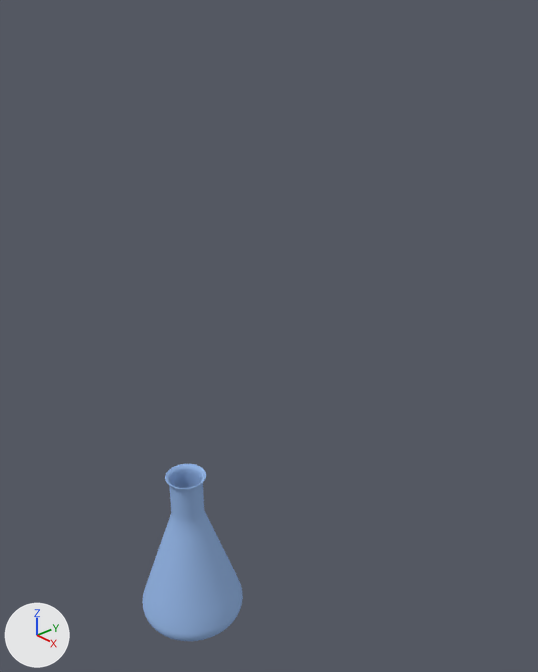
The Blender file Assets/banka.blend, before and after one commit.
One viewpoint serves both versions: a 50 mm camera at (1.195, -0.815, 1.342) aimed at (0.129, 0.147, 0.646). The lights are fixed; the arrows at lower left show +X, +Y and +Z.

Names of what the first picture shows: 'banka'.
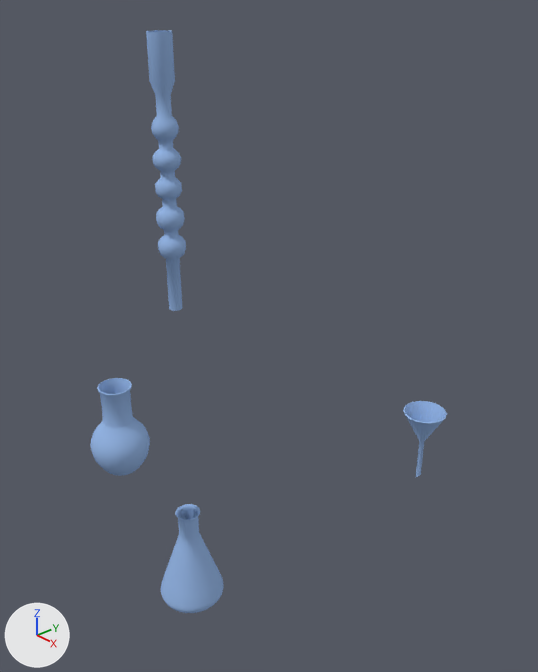
Edits to the bpy script that builds the scene:
```text
Change me_cylinder:
    where me_cylinder.from_pydata(...)  # 3714 vertices, 3584 faces; spans x -0.128..0.128, y -0.128..0.128, z -0.139..0.283
    used by ob_banka; location = (0.0, 0.0, 0.0)
    me_cylinder part 1: the whole mesh is scaled about the mesh origin by 0.623
Add me_plane:
    me_plane.from_pydata(...)  # 648 vertices, 540 faces; spans x -0.062..0.062, y -0.062..0.062, z -0.065..0.134
    me_plane.polygons.foreach_set('use_smooth', [True] * 540)
    me_plane.materials.append(mat_sklo)  # blue #98b8e7
Add me_plane_001:
    me_plane_001.from_pydata(...)  # 1216 vertices, 1152 faces; spans x -0.028..0.028, y -0.028..0.028, z -0.281..0.257
    me_plane_001.polygons.foreach_set('use_smooth', [True] * 1152)
    me_plane_001.materials.append(mat_sklo)  # blue #98b8e7
Add me_plane_002:
    me_plane_002.from_pydata(...)  # 180 vertices, 108 faces; spans x -0.047..0.047, y -0.047..0.047, z -0.084..0.096
    me_plane_002.polygons.foreach_set('use_smooth', [True] * 108)
    me_plane_002.materials.append(mat_sklo)  # blue #98b8e7
Add ob_banka_2:
    ob_banka_2 = bpy.data.objects.new('banka_2', me_plane)
    ob_banka_2.location = (-0.01, -0.155, 0.446)
Add ob_kolona:
    ob_kolona = bpy.data.objects.new('kolona', me_plane_001)
    ob_kolona.location = (0.0, 0.0, 0.993)
Add ob_nalevka:
    ob_nalevka = bpy.data.objects.new('nalevka', me_plane_002)
    ob_nalevka.location = (0.381, 0.381, 0.381)
```

What differs and where, as boxes [x1, y1, x2, y2] in the pictures (538 x 672 px):
'banka', mesh rescaled (37% narrower, 38% shorter)
    before: [143, 464, 243, 641]
    after: [161, 504, 224, 613]
'kolona', added (blue)
    after: [146, 30, 186, 311]
'banka_2', added (blue)
    after: [90, 378, 150, 476]
'nalevka', added (blue)
    after: [403, 401, 447, 477]
